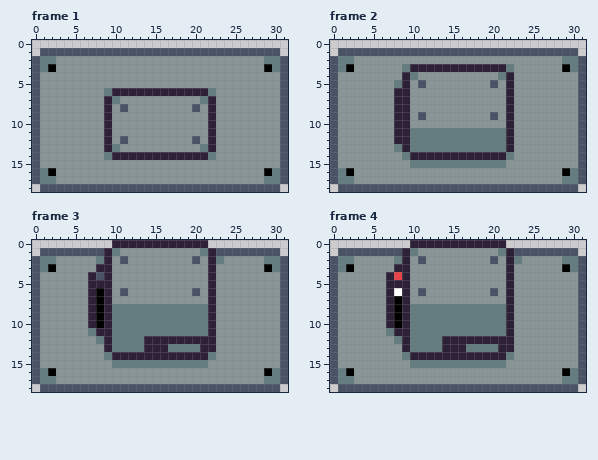
Pixel-art file -- raw_assets/2d_art/asefiles/Laser.aseprite. Above is the file before it was changed.
32x19 pixels, 4 frames. Shown: frame 1, frame 2, frame 3, frame 4.
Once edited:
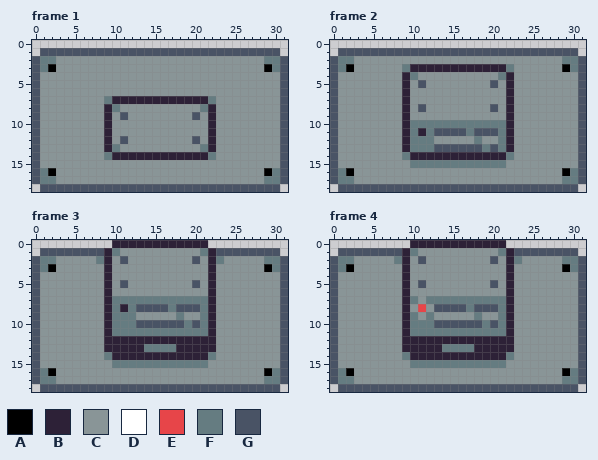
Palette (. is transparent): A #000000  B #2d2137  C #899597  D #ffffff  E #e74549  F #657c81  G #495365
From the commit log: Edited vignette, lasers pointing up
Diff:
layer "Layer 1" now shown
layer "Layer 1 Copy" added
Frame 1, layer "Layer 1 Copy":
y 6: x 9..22 FBBBBBBBBBBBBF -> CCCCCCCCCCCCCC
y 7: x 9..22 BFCCCCCCCCCCFB -> FBBBBBBBBBBBBF
y 8: x 10..11 CG -> FC; x 20..21 GC -> CF
y 9: x 11 C -> G; x 20 C -> G
Frame 2, layer "Layer 1 Copy":
y 5: x 8 F -> C
y 6..7: x 8 B -> C
y 8: x 8 B -> C; x 11 C -> G; x 20 C -> G
y 9: x 8 B -> C; x 11 G -> C; x 20 G -> C
y 10: x 8 B -> C; x 10..21 CCCCCCCCCCCC -> FFFFFFFFFFFF
y 11: x 8 B -> C; x 11 F -> B; x 13..16 FFFF -> GGGG; x 18..20 FFF -> GGG
y 12: x 8 B -> C; x 13..17 FFFFF -> CCCCC; x 19..20 FF -> CC
y 13: x 8 F -> C; x 13..18 FFFFFF -> GGGGGG; x 20 F -> G
Frame 3, layer "Layer 1 Copy":
y 3: x 8 B -> C
y 4: x 7..8 BG -> CC
y 5: x 7..8 BB -> CC; x 11 C -> G; x 20 C -> G
y 6: x 7..8 BA -> CC; x 11 G -> C; x 20 G -> C
y 7: x 7..8 BA -> CC; x 10..21 CCCCCCCCCCCC -> FFFFFFFFFFFF
y 8: x 7..8 BA -> CC; x 11 F -> B; x 13..16 FFFF -> GGGG; x 18..20 FFF -> GGG
y 9: x 7..8 BA -> CC; x 13..17 FFFFF -> CCCCC; x 19..20 FF -> CC
y 10: x 7..8 BA -> CC; x 13..18 FFFFFF -> GGGGGG; x 20 F -> G
y 11: x 7..8 FB -> CC
y 12: x 8 F -> C; x 10..13 FFFF -> BBBB
y 13: x 10..16 FFFFBBB -> BBBBFFF; x 18..20 FFF -> BBB
Frame 4, layer "Layer 1 Copy":
y 3: x 8 B -> C
y 4: x 7..8 BE -> CC
y 5: x 7..8 BB -> CC; x 11 C -> G; x 20 C -> G
y 6: x 7..8 BD -> CC; x 11 G -> C; x 20 G -> C
y 7: x 7..8 BA -> CC; x 10 C -> F; x 12..21 CCCCCCCCCC -> FFFFFFFFFF
y 8: x 7..8 BA -> CC; x 10..16 FFFFFFF -> CECGGGG; x 18..20 FFF -> GGG
y 9: x 7..8 BA -> CC; x 11 F -> C; x 13..17 FFFFF -> CCCCC; x 19..20 FF -> CC
y 10: x 7..8 BA -> CC; x 13..18 FFFFFF -> GGGGGG; x 20 F -> G
y 11: x 7..8 FB -> CC
y 12: x 8 F -> C; x 10..13 FFFF -> BBBB
y 13: x 10..16 FFFFBBB -> BBBBFFF; x 18..20 FFF -> BBB
Where, in picture pixels (left, top, right, bottom), the same in both pictures:
changed: (104, 88, 216, 120)
changed: (394, 80, 506, 152)
changed: (88, 264, 208, 352)
changed: (386, 264, 506, 352)
